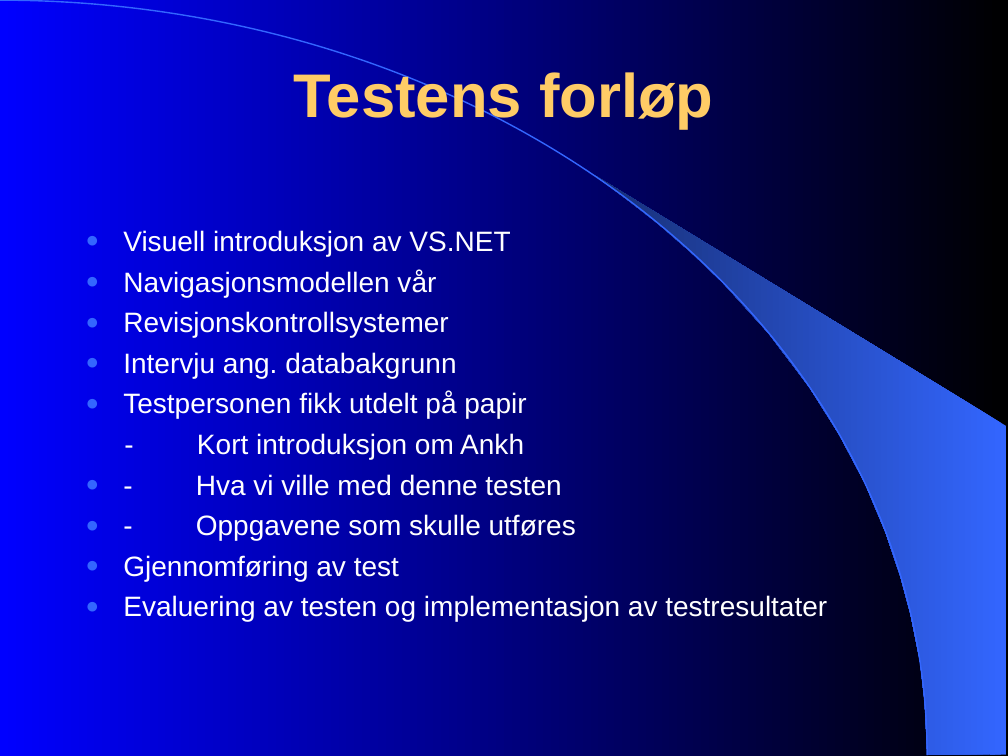
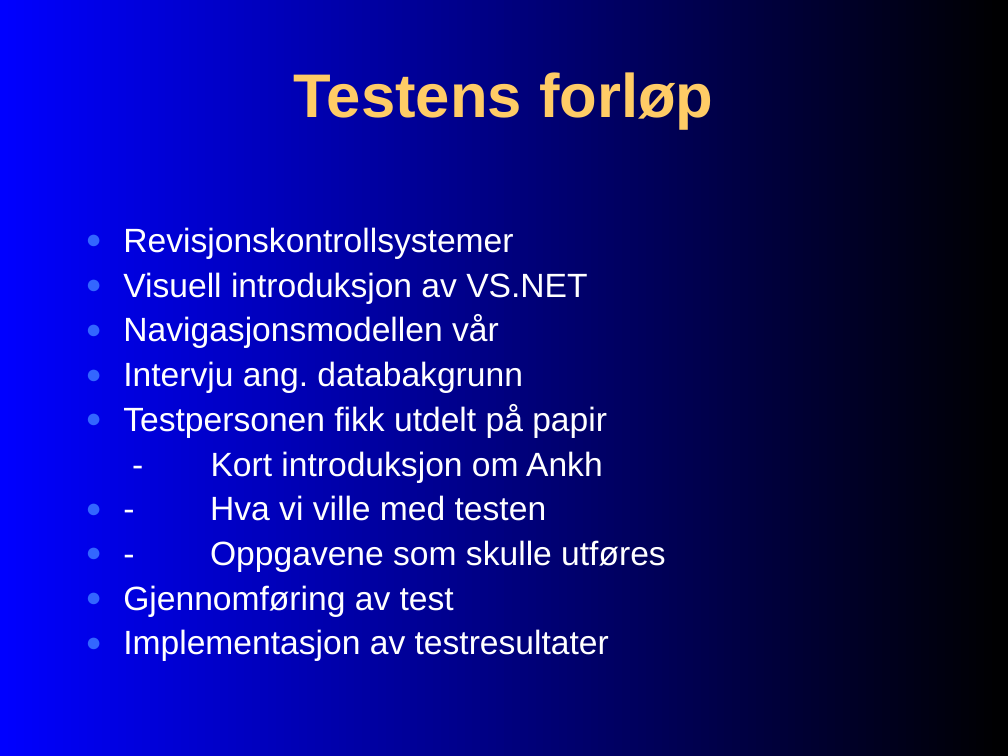
Before and after one commit to windygu/AnkhSVN, a slide deck: slide 2 of doc/powerpoint/papirprototyp_testing.ppt. Drawn at 1008x756 pixels with LibreOffice and Linux fonts; fonts in the diff are those of the drawing. Boxes give left, top, right and bottom in pixels: in the first picture for what was removed or moved away, otherwise in the second. Text is boxed around its words. In the diff, an @@ line names an element or a change of style, - is before the commit and + after.

```diff
--- a/doc/powerpoint/papirprototyp_testing.ppt
+++ b/doc/powerpoint/papirprototyp_testing.ppt
@@ freeform shape removed at <box>0,0,927,756</box> @@
@@ freeform shape removed at <box>594,174,1007,754</box> @@
@@ text at <box>123,225,513,259</box>: paragraph added @@
+● Revisjonskontrollsystemer
@@ text at <box>123,272,666,617</box>: size 20 to 24 pt in "Visuell introduksjon av VS.NET", "Navigasjonsmodellen vår", "Intervju ang. databakgrunn", "Testpersonen fikk utdelt på papir" and 3 more places; line spacing 1 to 0.9; more space between paragraphs @@
@@ text at <box>123,310,448,337</box>: paragraph removed @@
-● Revisjonskontrollsystemer
@@ text at <box>210,495,547,521</box>: text changed; size 20 to 24 pt @@
-● - Hva vi ville med denne testen
+● - Hva vi ville med testen
@@ text at <box>123,629,609,661</box>: text changed; size 20 to 24 pt @@
-● Evaluering av testen og implementasjon av testresultater
+● Implementasjon av testresultater
```
Also in this commit, not shown: 9 other slides changed.
